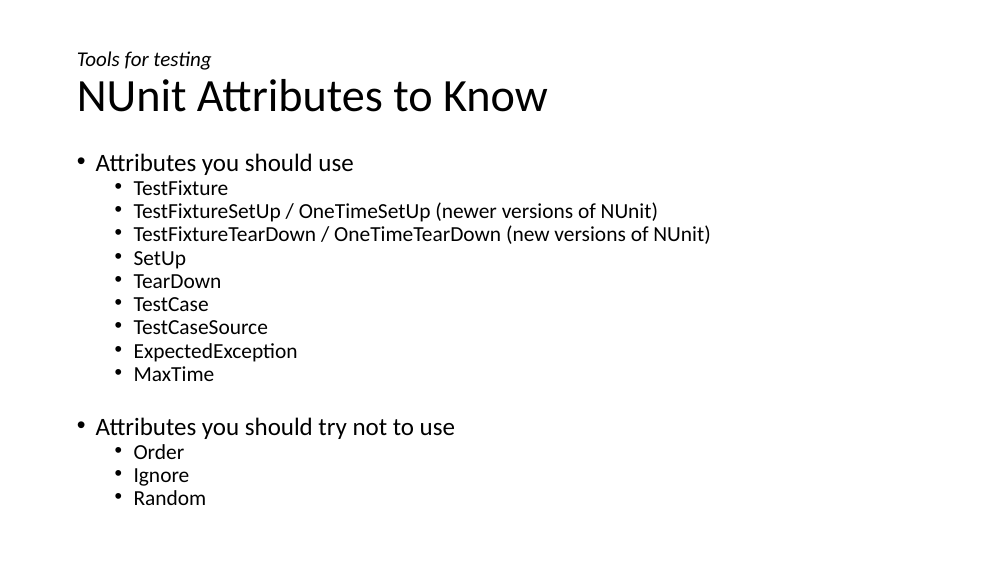
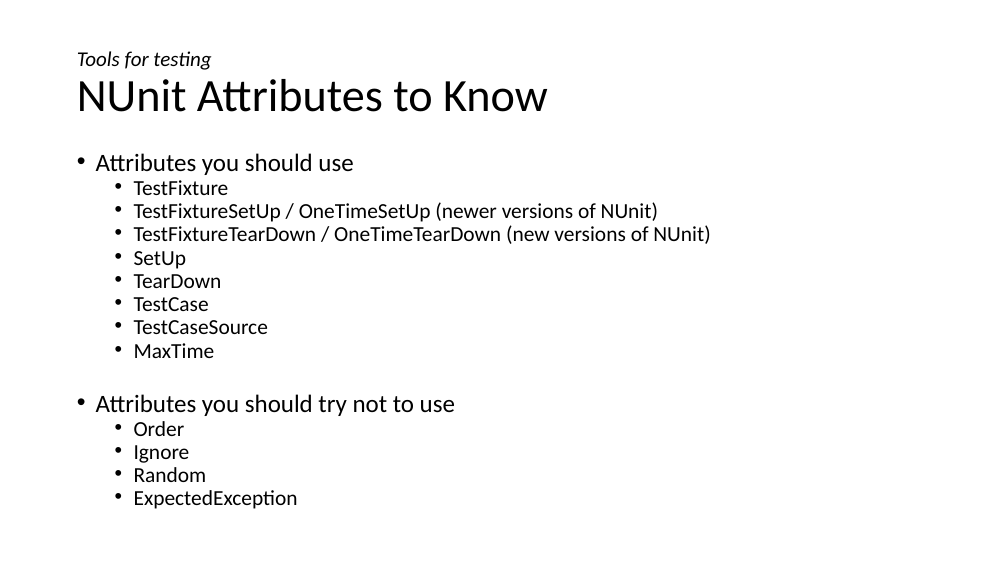
Before and after one commit to dnllowe/testing-presentation, a slide deck: slide 18 of testing-presentation.pptx. Drawn at 1008x567 pixels with LibreOffice and Linux fonts; fonts in the diff are those of the drawing. Boxes give left, top, right and bottom in pixels: in the first picture for what was removed or moved away, otherwise in the second. Text is boxed around its words. In the diff, an @@ line names an element or a change of style, - is before the commit and + after.

```diff
--- a/testing-presentation.pptx
+++ b/testing-presentation.pptx
@@ text at box(134, 343, 298, 362): paragraph removed @@
-  • ExpectedException
@@ text at box(134, 490, 298, 509): paragraph added @@
+  • ExpectedException
```
Also in this commit, not shown: 4 other files.
